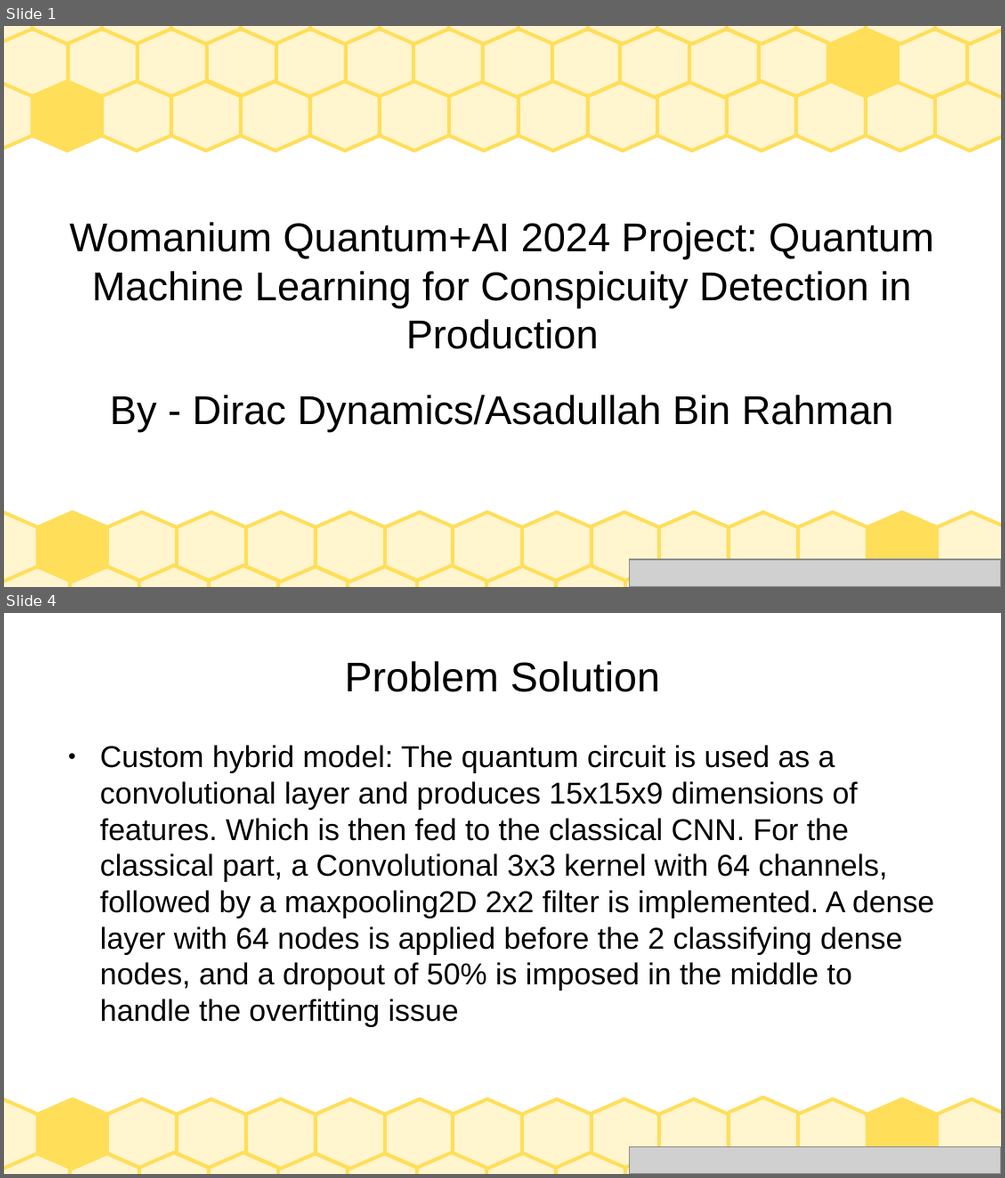
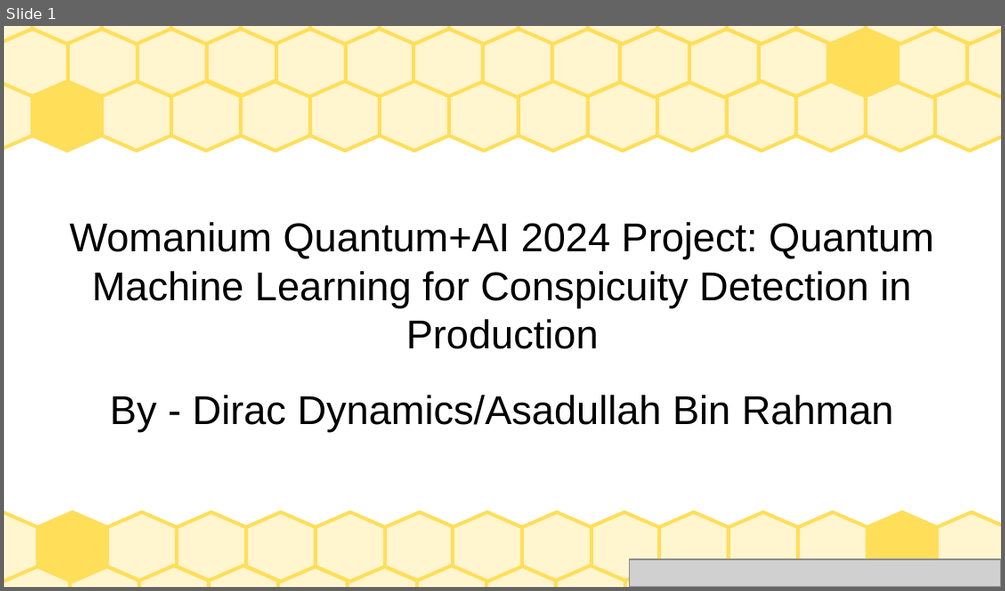
Before and after one commit to AsadullahGalib007/QML-for-Conspicuity-Detection-in-Production, a slide deck: project-presentation.odp. Shown one above the other, each under a label of ours: slides 1 and 4 before the commit, slide 1 after it; the slides between them are not shown. The pictures are 1005x1178 and 1005x591 pixels, drawn with LibreOffice and Linux fonts; fonts in the diff are those of the drawing; grey boxes stand for pictures. Boxes give left, top, right and bottom in pixels: in the first picture for what was removed or moved away, otherwise in the second. Text is boxed around its words. In the diff, an @@ line names an element or a change of style, - is before the commit and + after.

```diff
--- a/project-presentation.odp
+++ b/project-presentation.odp
@@ slide 4 removed at [4, 613, 1001, 1174], background #FFFFFF; not listed: 29 template elements that a slide beside it also shows @@
@@ title removed at [345, 661, 660, 692] @@
-Problem Solution
@@ text removed at [100, 745, 934, 1027] @@
-● Custom hybrid model: The quantum circuit is used as a convolutional layer and produces 15x15x9 dimensions of features. Which is then fed to the classical CNN. For the classical part, a Convolutional 3x3 kernel with 64 channels, followed by a maxpooling2D 2x2 filter is implemented. A dense layer with 64 nodes is applied before the 2 classifying dense nodes, and a dropout of 50% is imposed in the middle to handle the overfitting issue
@@ freeform shape removed at [728, 1097, 798, 1167] @@
@@ picture removed at [629, 1147, 1001, 1174] @@
```
Also in this commit, not shown: 2 slides changed, 18 slides added, 6 other slides removed.
